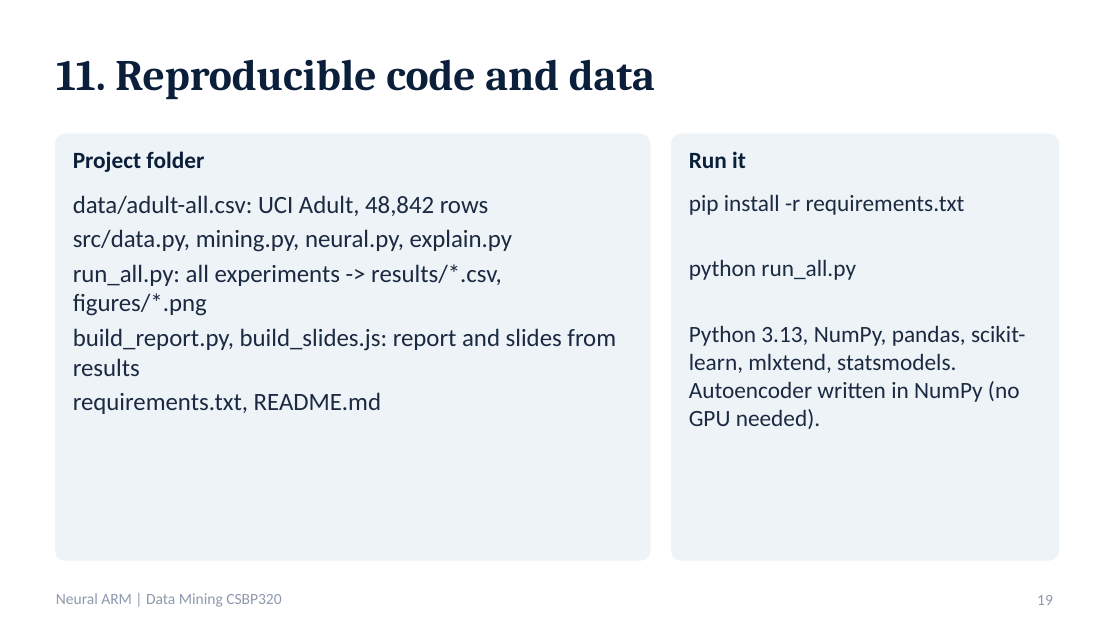
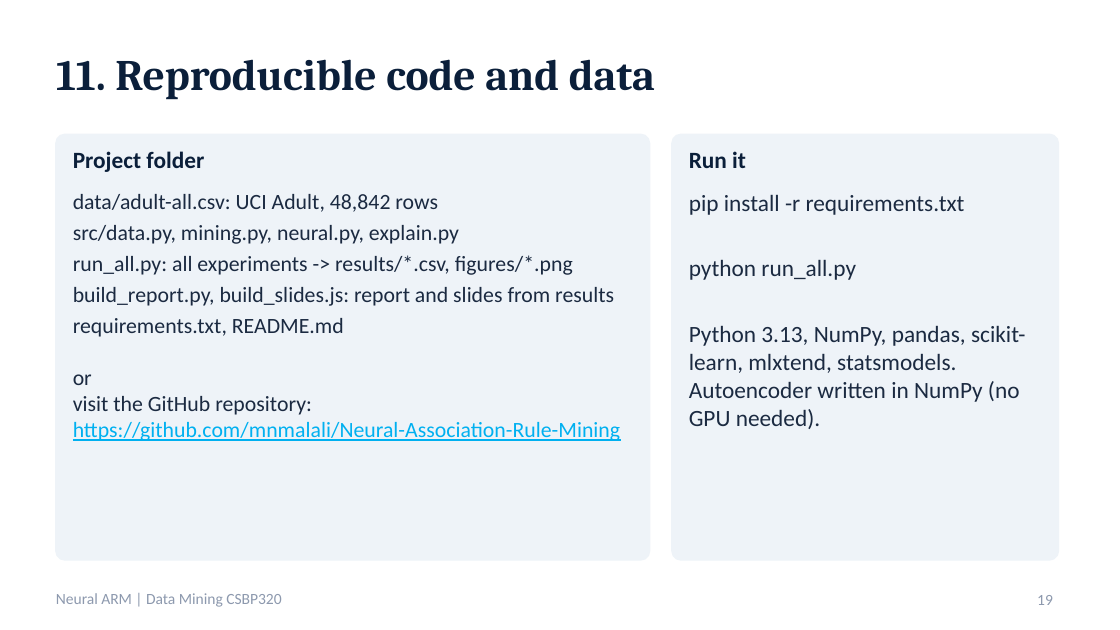
Before and after one commit to mnmalali/Neural-Association-Rule-Mining, a slide deck: slide 19 of report/Neural_ARM_Presentation.pptx. Drawn at 1120x630 pixels with LibreOffice and Linux fonts; fonts in the diff are those of the drawing. Boxes give left, top, right and bottom in pixels: in the first picture for what was removed or moved away, otherwise in the second. Text is boxed around its words. In the diff, an @@ line names an element or a change of style, - is before the commit and + after.

Commit message:
submite presentation and report chnge

```diff
--- a/report/Neural_ARM_Presentation.pptx
+++ b/report/Neural_ARM_Presentation.pptx
@@ text at (x1=73, y1=194, x2=614, y2=306): size 16 to 14 pt in "data/adult-all.csv: UCI Adult, 48,842 rows", "src/data.py, mining.py, neural.py, explain.py", "run_all.py: all experiments -> results/*.csv, figures/*.png", "build_report.py, build_slides.js: report and slides from res ..." @@
@@ text at (x1=73, y1=318, x2=620, y2=441): text changed; size 16 to 14 pt; text colour #1B2A41 to #00B0F0 @@
-requirements.txt, README.md
+requirements.txt, README.md
+or
+visit the GitHub repository: https://github.com/mnmalali/Neural-Association-Rule-Mining
```
Also in this commit, not shown: 1 other file.
